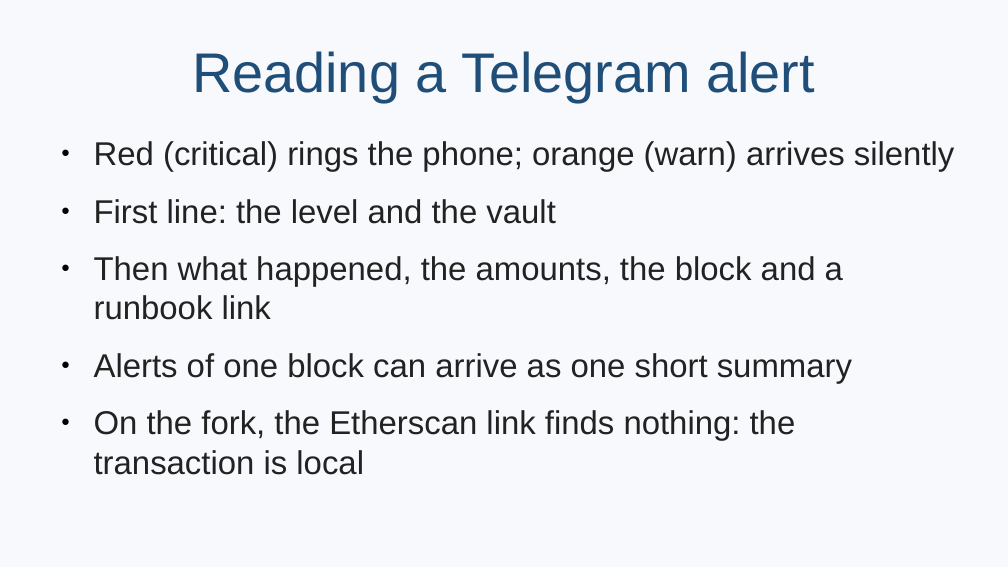
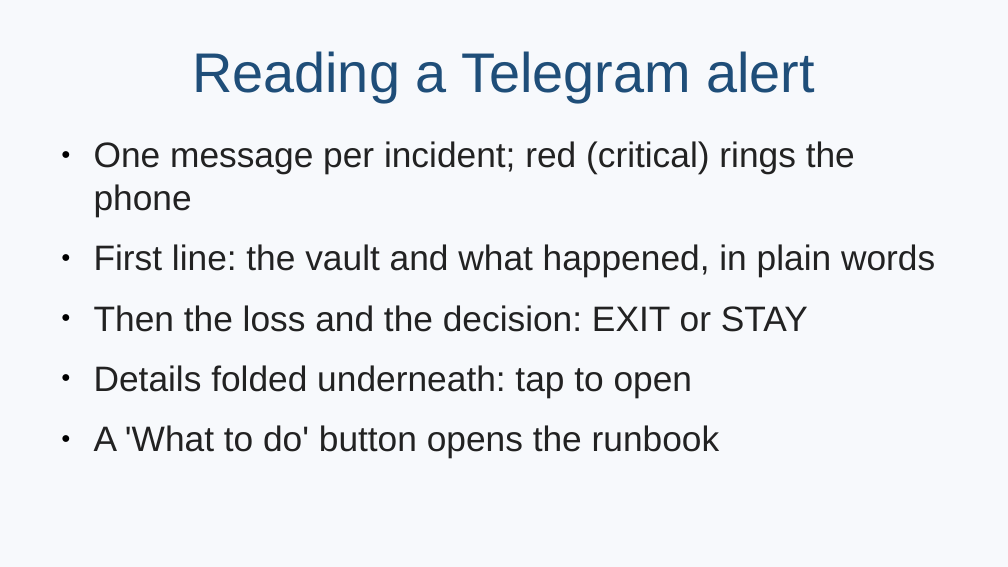
Before and after one commit to rya-sge/defi-monitoring, a slide deck: slide 11 of presentation/rock-demo.pptx (slide 12 before the commit). Drawn at 1008x567 pixels with LibreOffice and Linux fonts; fonts in the diff are those of the drawing. Boxes give left, top, right and bottom in pixels: in the first picture for what was removed or moved away, otherwise in the second. Text is boxed around its words. In the diff, an @@ line names an element or a change of style, - is before the commit and + after.

Commit message:
Update slide

```diff
--- a/presentation/rock-demo.pptx
+++ b/presentation/rock-demo.pptx
@@ text at [94,141,935,458]: text changed; size 25.9 to 27.8 pt @@
-● Red (critical) rings the phone; orange (warn) arrives silently
-● First line: the level and the vault
-● Then what happened, the amounts, the block and a runbook link
-● Alerts of one block can arrive as one short summary
-● On the fork, the Etherscan link finds nothing: the transaction is local
+● One message per incident; red (critical) rings the phone
+● First line: the vault and what happened, in plain words
+● Then the loss and the decision: EXIT or STAY
+● Details folded underneath: tap to open
+● A 'What to do' button opens the runbook
```
Also in this commit, not shown: 5 other slides changed, 1 slide removed, 5 other files.
